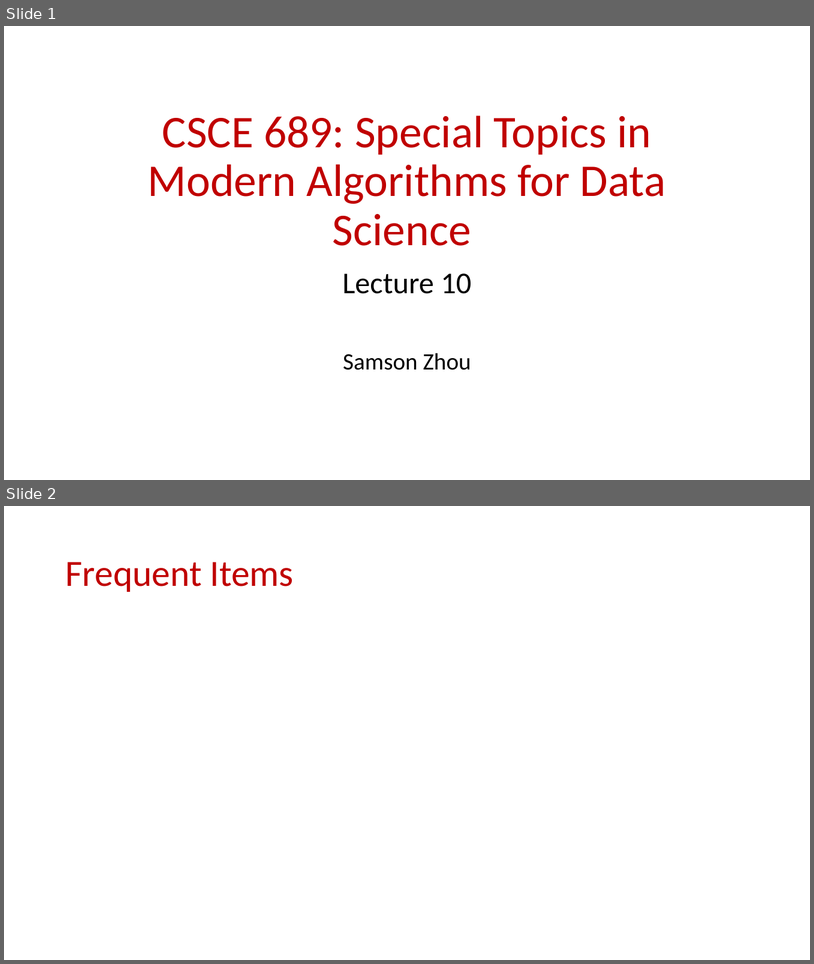
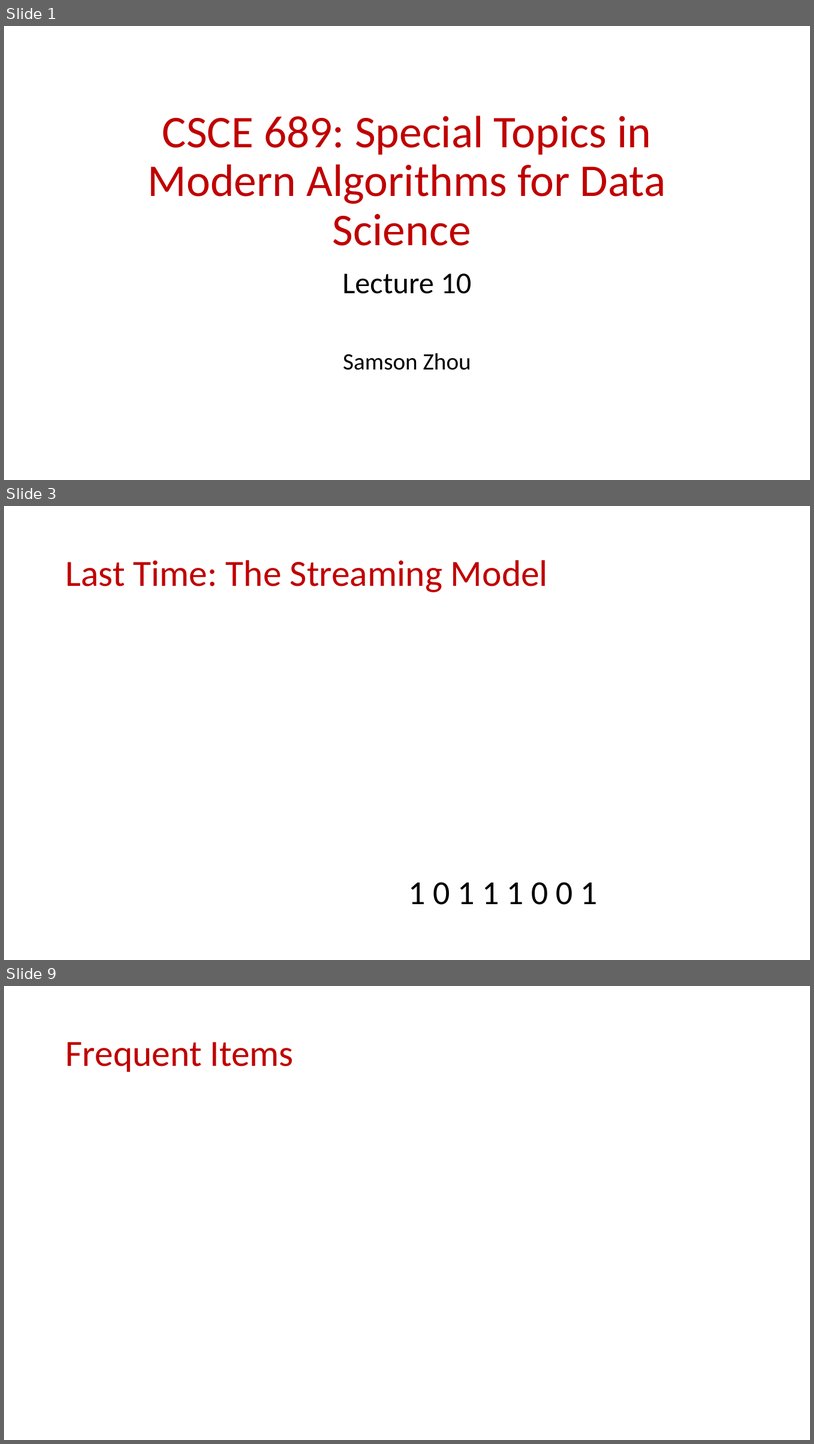
Before and after one commit to samsonzhou/samsonzhou.github.io, a slide deck: CSCE689-23/L10.pptx. Shown one above the other, each under a label of ours: slides 1 and 2 before the commit, slides 1, 3 and 9 after it; the slides between them are not shown. The pictures are 814x964 and 814x1444 pixels, drawn with LibreOffice and Linux fonts; fonts in the diff are those of the drawing; grey boxes stand for pictures. Boxes give left, top, right and bottom in pixels: in the first picture for what was removed or moved away, otherwise in the second. Text is boxed around its words. In the diff, an @@ line names an element or a change of style, - is before the commit and + after.

```diff
--- a/CSCE689-23/L10.pptx
+++ b/CSCE689-23/L10.pptx
@@ slide 3 added at (4,506,810,960), background #FFFFFF @@
@@ title added at (65,560,548,592), 44 pt, text #C00000 @@
+Last Time: The Streaming Model
@@ text added at (408,882,597,904), 40 pt, text #000000 @@
+1 0 1 1 1 0 0 1
@@ what was slide 2 is now slide 9 @@
```
Also in this commit, not shown: 8 other slides added, 2 other files.
